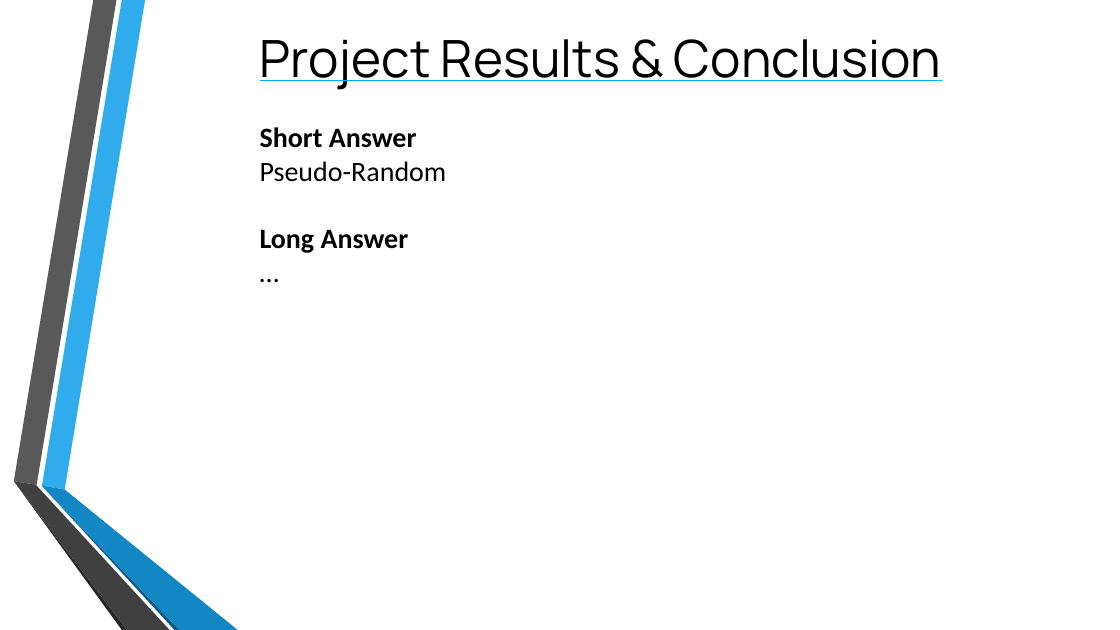
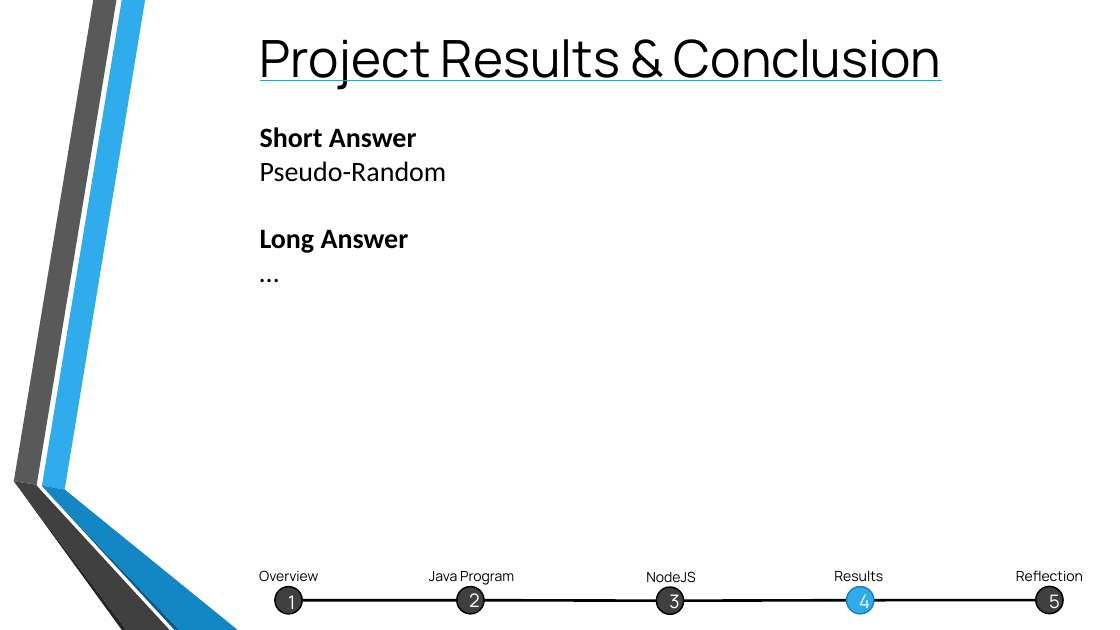
Before and after one commit to TomPlum/major-project, a slide deck: slide 16 of NodeJS/public/ppt/viva.pptx (slide 8 before the commit). Drawn at 1120x630 pixels with LibreOffice and Linux fonts; fonts in the diff are those of the drawing; background and template pictures are left out. Boxes give left, top, right and bottom in pixels: in the first picture for what was removed or moved away, otherwise in the second. Text is boxed around its words. In the diff, an @@ line names an element or a change of style, - is before the commit and + after.

Commit message:
Updated Project Viva Presentation

```diff
--- a/NodeJS/public/ppt/viva.pptx
+++ b/NodeJS/public/ppt/viva.pptx
@@ text added at (x1=259, y1=570, x2=318, y2=582), 12 pt, text #000000 @@
+Overview
@@ ellipse added at (x1=275, y1=586, x2=302, y2=614), fill #404040, outline #000000 1.25 pt @@
@@ text added at (x1=288, y1=595, x2=295, y2=614), 16 pt, text #FFFFFF @@
+1
@@ text added at (x1=429, y1=571, x2=514, y2=585), 12 pt, text #000000 @@
+Java Program
@@ ellipse added at (x1=457, y1=586, x2=485, y2=614), fill #404040, outline #000000 1.25 pt @@
@@ text added at (x1=469, y1=590, x2=480, y2=613), 16 pt, text #FFFFFF @@
+2
@@ text added at (x1=646, y1=571, x2=695, y2=583), 12 pt, text #000000 @@
+NodeJS
@@ ellipse added at (x1=656, y1=587, x2=684, y2=615), fill #404040, outline #000000 1.25 pt @@
@@ text added at (x1=669, y1=594, x2=679, y2=614), 16 pt, text #FFFFFF @@
+3
@@ text added at (x1=834, y1=570, x2=883, y2=582), 12 pt, text #000000 @@
+Results
@@ ellipse added at (x1=847, y1=586, x2=875, y2=614), fill #30ACEC, outline #247FAF 1.25 pt @@
@@ text added at (x1=859, y1=590, x2=870, y2=613), 16 pt, text #FFFFFF @@
+4
@@ text added at (x1=1016, y1=570, x2=1083, y2=586), 12 pt, text #000000 @@
+Reflection
@@ ellipse added at (x1=1036, y1=586, x2=1064, y2=614), fill #404040, outline #000000 1.25 pt @@
@@ text added at (x1=1049, y1=590, x2=1060, y2=613), 16 pt, text #FFFFFF @@
+5
@@ line added from (302, 601) to (457, 601), #000000 2.25 pt @@
@@ line added from (484, 601) to (656, 601), #000000 2.25 pt @@
@@ line added from (684, 601) to (847, 601), #000000 2.25 pt @@
@@ line added from (874, 601) to (1036, 600), #000000 2.25 pt @@
```
Also in this commit, not shown: 7 other slides changed, 10 slides added, 5 slides removed.
